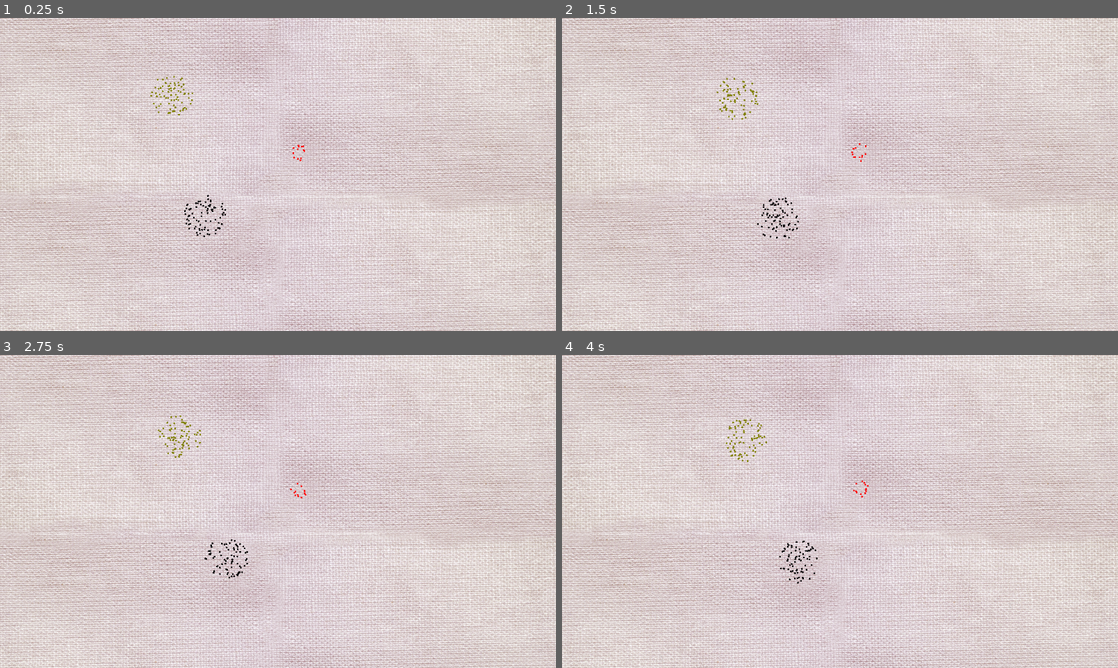
Above: before the commit, frames 1-4 (two rows, left to right).
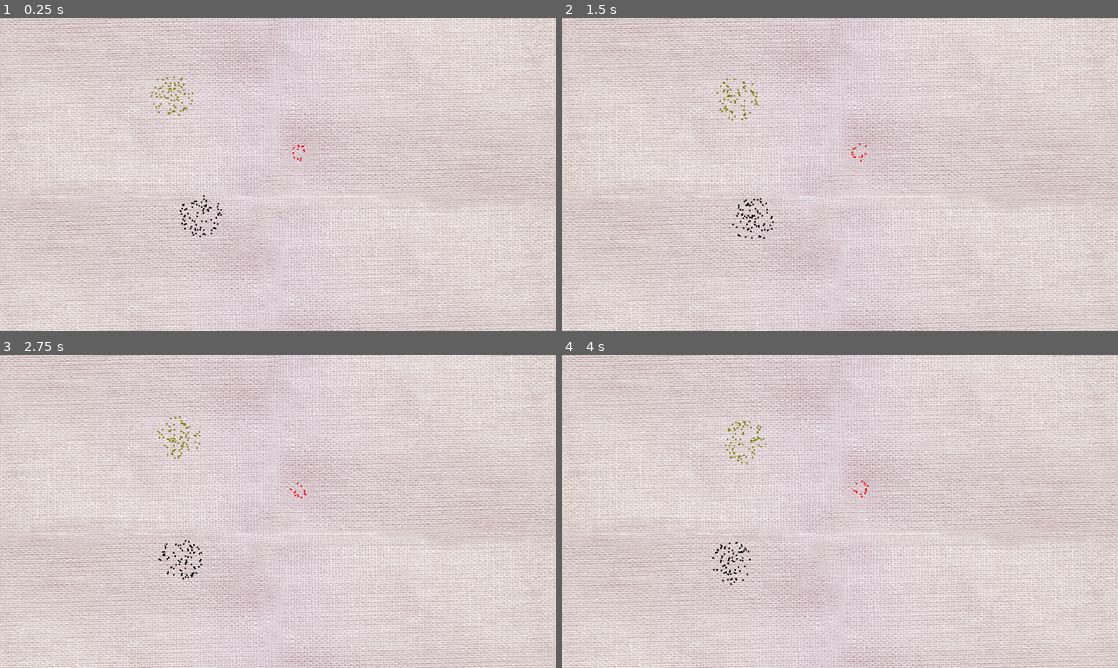
Above: after the commit, the same moments.

Repository: uvehj/TorchAndPitchfork
Game: Godot game, scene res://level1.tscn
Same seed, same stepped clock (60 frames per second), same inputs: the game is played once before the commit and once after it.
Inputs:
- Up to frame 1 (0.25 s): no input
- Up to frame 2 (1.5 s): no input
- Up to frame 3 (2.75 s): no input
- Up to frame 4 (4 s): no input

The runs differ from the first frame. In frame 1, 0.3% of the frame differs, in the area x 27-41%, y 18-70%; in frame 2, 0.4%; in frame 3, 0.5%; in frame 4, 0.5%, in the area x 27-46%, y 20-74%.

Commit message:
menu created

Diff:
--- a/mob.gd
+++ b/mob.gd
@@ -12,7 +12,7 @@
 
 const max_x = 1280
 const max_y = 720
-const min_x = 0
+const min_x = 100
 const min_y = 0
 
 # Called when the node enters the scene tree for the first time.
--- /dev/null
+++ b/title.gd
@@ -0,0 +1,11 @@
+extends Node2D
+
+
+
+func _ready():
+	pass
+
+
+
+func _on_Exit_Button():
+	get_tree().quit()
--- a/title.tscn
+++ b/title.tscn
@@ -1,17 +1,75 @@
-[gd_scene load_steps=6 format=2]
+[gd_scene load_steps=19 format=2]
 
 [ext_resource path="res://background_4.jpg" type="Texture" id=1]
 [ext_resource path="res://GMTK_GJ_logo.png" type="Texture" id=2]
 [ext_resource path="res://semitransparent.png" type="Texture" id=3]
 [ext_resource path="res://title.png" type="Texture" id=4]
-[ext_resource path="res://background_3.jpg" type="Texture" id=5]
+[ext_resource path="res://exit.PNG" type="Texture" id=5]
+[ext_resource path="res://howtoplay.PNG" type="Texture" id=6]
+[ext_resource path="res://startgame.PNG" type="Texture" id=7]
+[ext_resource path="res://sprites/shout.png" type="Texture" id=8]
+[ext_resource path="res://sprites/king.png" type="Texture" id=9]
+[ext_resource path="res://sprites/mob.png" type="Texture" id=10]
+[ext_resource path="res://sprites/fire.png" type="Texture" id=11]
+[ext_resource path="res://sprites/church.png" type="Texture" id=12]
+[ext_resource path="res://sprites/axe.png" type="Texture" id=13]
+[ext_resource path="res://sprites/pair.png" type="Texture" id=14]
+[ext_resource path="res://sprites/peasant.png" type="Texture" id=15]
+[ext_resource path="res://sprites/soldiers.png" type="Texture" id=16]
+[ext_resource path="res://sprites/horses.png" type="Texture" id=17]
+[ext_resource path="res://title.gd" type="Script" id=18]
 
 [node name="Node2D" type="Node2D"]
+script = ExtResource( 18 )
 
 [node name="Sprite2" type="Sprite" parent="."]
-position = Vector2( 644.293, 368.168 )
+position = Vector2( 633.602, 368.168 )
 scale = Vector2( 1.47393, 1.11973 )
 texture = ExtResource( 4 )
+
+[node name="Sprite3" type="Sprite" parent="."]
+position = Vector2( 685.757, 441.297 )
+scale = Vector2( 0.7, 0.7 )
+texture = ExtResource( 8 )
+
+[node name="Sprite" type="Sprite" parent="Sprite3"]
+position = Vector2( 726.122, -34.0157 )
+texture = ExtResource( 9 )
+
+[node name="Sprite2" type="Sprite" parent="Sprite3"]
+position = Vector2( 86.1731, 104.315 )
+texture = ExtResource( 10 )
+flip_h = true
+
+[node name="Sprite3" type="Sprite" parent="Sprite3"]
+position = Vector2( 340.157, -303.874 )
+texture = ExtResource( 12 )
+
+[node name="Sprite5" type="Sprite" parent="Sprite3"]
+position = Vector2( -13.6063, 145.134 )
+texture = ExtResource( 13 )
+
+[node name="Sprite4" type="Sprite" parent="Sprite3"]
+position = Vector2( 90.7087, 204.094 )
+texture = ExtResource( 11 )
+
+[node name="Sprite6" type="Sprite" parent="Sprite3"]
+position = Vector2( 288, -167.811 )
+texture = ExtResource( 15 )
+
+[node name="Sprite7" type="Sprite" parent="Sprite3"]
+position = Vector2( 414.992, -147.401 )
+texture = ExtResource( 14 )
+flip_h = true
+
+[node name="Sprite8" type="Sprite" parent="Sprite3"]
+position = Vector2( 548.775, 160.631 )
+texture = ExtResource( 16 )
+
+[node name="Sprite9" type="Sprite" parent="Sprite3"]
+position = Vector2( 827.601, 122.042 )
+texture = ExtResource( 17 )
+flip_h = true
 
 [node name="TextureRect" type="TextureRect" parent="."]
 margin_left = 1019.2
@@ -25,16 +83,68 @@
 "_edit_use_anchors_": false
 }
 
-[node name="Sprite" type="Sprite" parent="."]
-position = Vector2( 1153.89, 664.497 )
+[node name="Sprite" type="Sprite" parent="TextureRect"]
+position = Vector2( 134.69, 49.388 )
 scale = Vector2( 0.1, 0.1 )
 texture = ExtResource( 2 )
 
-[node name="TextureRect2" type="TextureRect" parent="."]
-margin_left = 344.771
-margin_top = 212.986
-margin_right = 866.771
-margin_bottom = 310.986
+[node name="startgame" type="TextureRect" parent="."]
+margin_left = 200.0
+margin_top = 300.0
+margin_right = 600.0
+margin_bottom = 400.0
+grow_horizontal = 2
+grow_vertical = 2
+texture = ExtResource( 7 )
+expand = true
+stretch_mode = 2
+__meta__ = {
+"_edit_use_anchors_": false
+}
+
+[node name="TextureButton" type="TextureButton" parent="startgame"]
+margin_right = 400.0
+margin_bottom = 101.0
+size_flags_horizontal = 2
+texture_pressed = ExtResource( 3 )
+expand = true
+__meta__ = {
+"_edit_use_anchors_": false
+}
+
+[node name="howtoplay" type="TextureRect" parent="."]
+margin_left = 200.0
+margin_top = 420.0
+margin_right = 600.0
+margin_bottom = 520.0
+grow_horizontal = 2
+grow_vertical = 2
+texture = ExtResource( 6 )
+expand = true
+stretch_mode = 2
+__meta__ = {
+"_edit_use_anchors_": false
+}
+
+[node name="TextureButton" type="TextureButton" parent="howtoplay"]
+margin_left = -1.0
+margin_top = -1.0
+margin_right = 399.0
+margin_bottom = 100.0
+size_flags_horizontal = 2
+texture_pressed = ExtResource( 3 )
+expand = true
+__meta__ = {
+"_edit_use_anchors_": false
+}
+
+[node name="exit" type="TextureRect" parent="."]
+margin_left = 200.0
+margin_top = 540.0
+margin_right = 600.0
+margin_bottom = 640.0
+grow_horizontal = 2
+grow_vertical = 2
 texture = ExtResource( 5 )
 expand = true
 stretch_mode = 2
@@ -42,10 +152,8 @@
 "_edit_use_anchors_": false
 }
 
-[node name="TextureButton" type="TextureButton" parent="TextureRect2"]
-margin_left = -1.0
-margin_top = -2.0
-margin_right = 520.0
+[node name="TextureButton" type="TextureButton" parent="exit"]
+margin_right = 400.0
 margin_bottom = 101.0
 size_flags_horizontal = 2
 texture_pressed = ExtResource( 3 )
@@ -53,3 +161,4 @@
 __meta__ = {
 "_edit_use_anchors_": false
 }
+[connection signal="pressed" from="exit/TextureButton" to="." method="_on_Exit_Button"]
Binary file added: buttontexts.PNG
Not shown, added: buttontexts.PNG.import
Binary file added: exit.PNG
Not shown, added: exit.PNG.import
Binary file added: howtoplay.PNG
Not shown, added: howtoplay.PNG.import
Binary file added: sprites/axe.png
Not shown, added: sprites/axe.png.import
Binary file added: sprites/church.png
Not shown, added: sprites/church.png.import
Binary file added: sprites/fire.png
Not shown, added: sprites/fire.png.import
(and 16 more such lines)
